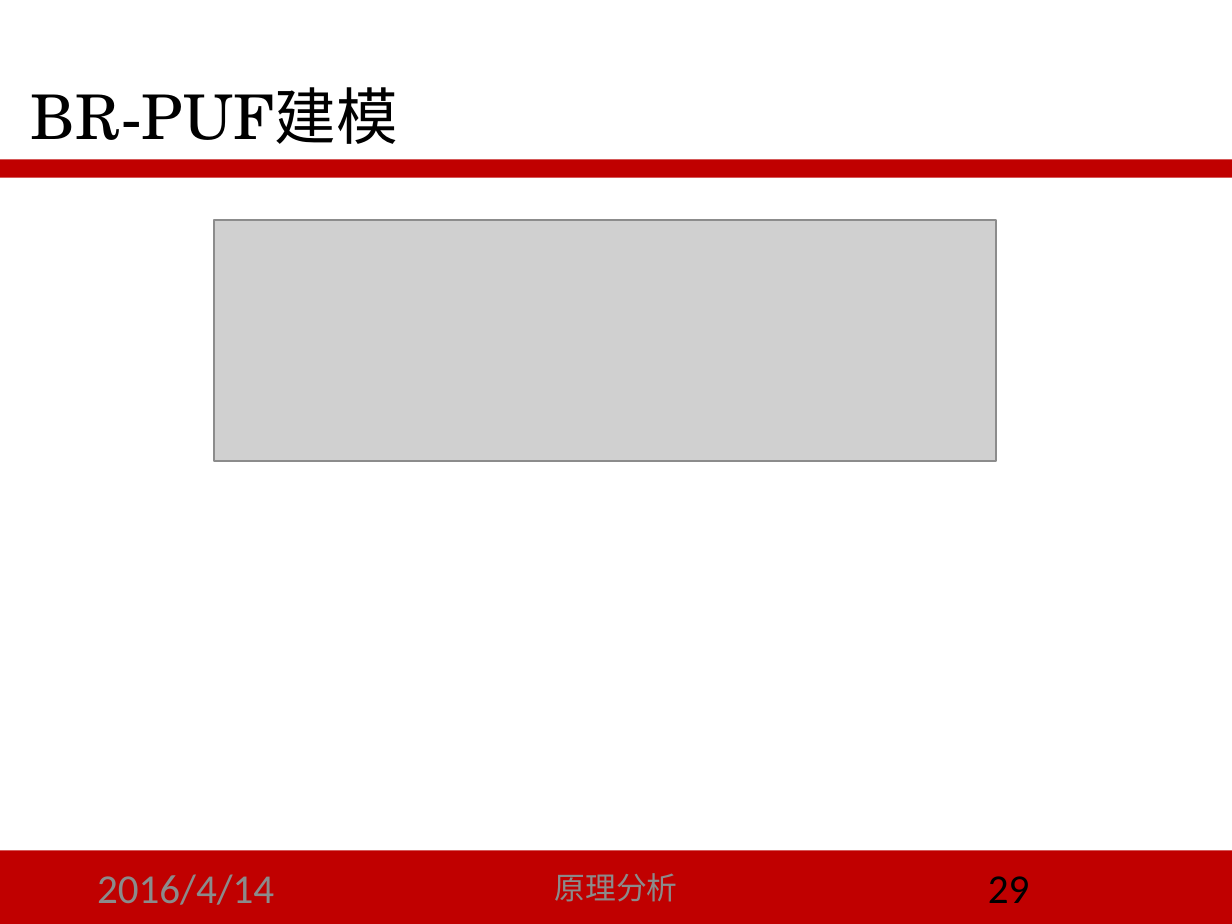
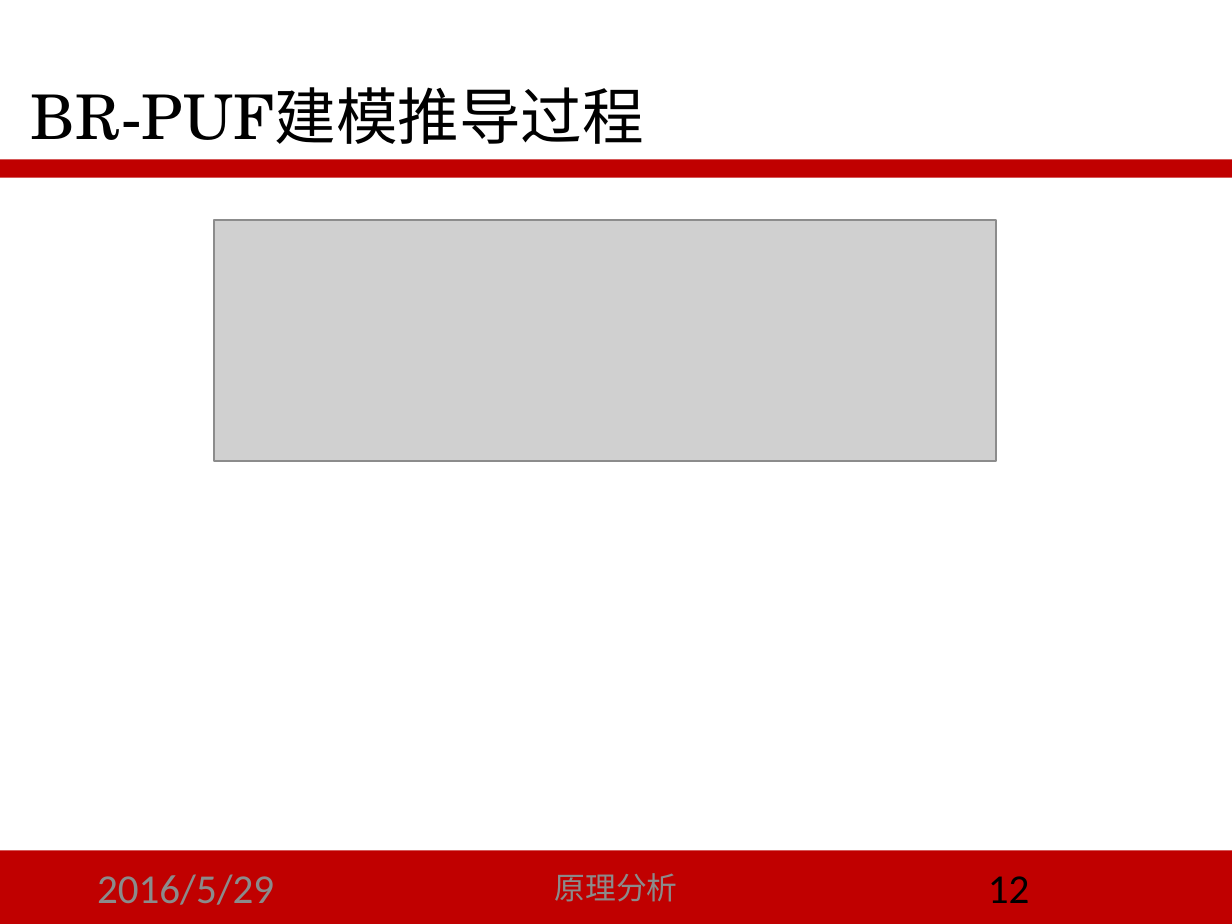
Before and after one commit to LoSealL/masterthesis, a slide deck: slide 12 of 答辩/script_02.pptx (slide 29 before the commit). Drawn at 1232x924 pixels with LibreOffice and Linux fonts; fonts in the diff are those of the drawing; grey boxes stand for pictures. Boxes give left, top, right and bottom in pixels: in the first picture for what was removed or moved away, otherwise in the second. Text is boxed around its words. In the diff, an @@ line names an element or a change of style, - is before the commit and + after.

```diff
--- a/答辩/script_02.pptx
+++ b/答辩/script_02.pptx
@@ title at (31,87,644,144): text changed @@
-BR-PUF建模
+BR-PUF建模推导过程
@@ text at (97,874,274,905): text changed @@
-2016/4/14
+2016/5/29
@@ page number at (988,876,1030,903): text changed @@
-29
+12
```
Also in this commit, not shown: 26 other slides changed, 7 slides added, 24 slides removed, 5 other files.
